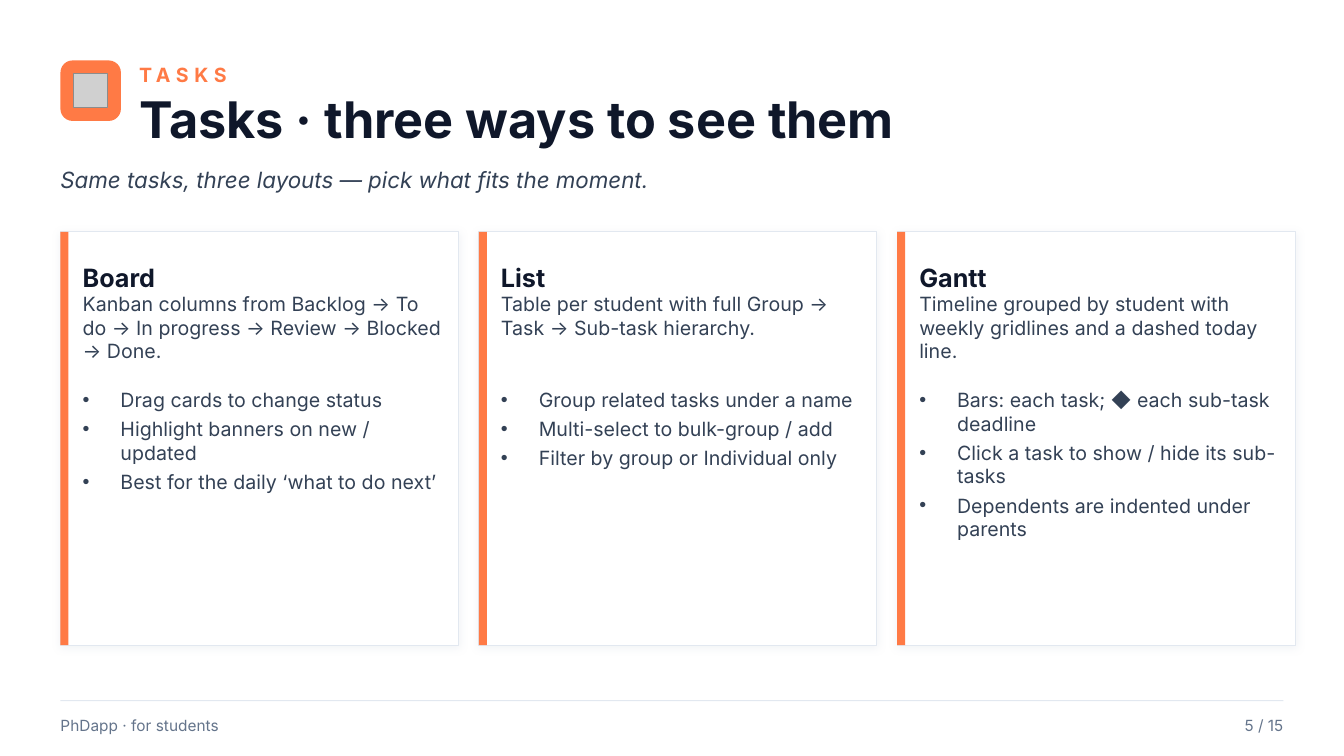
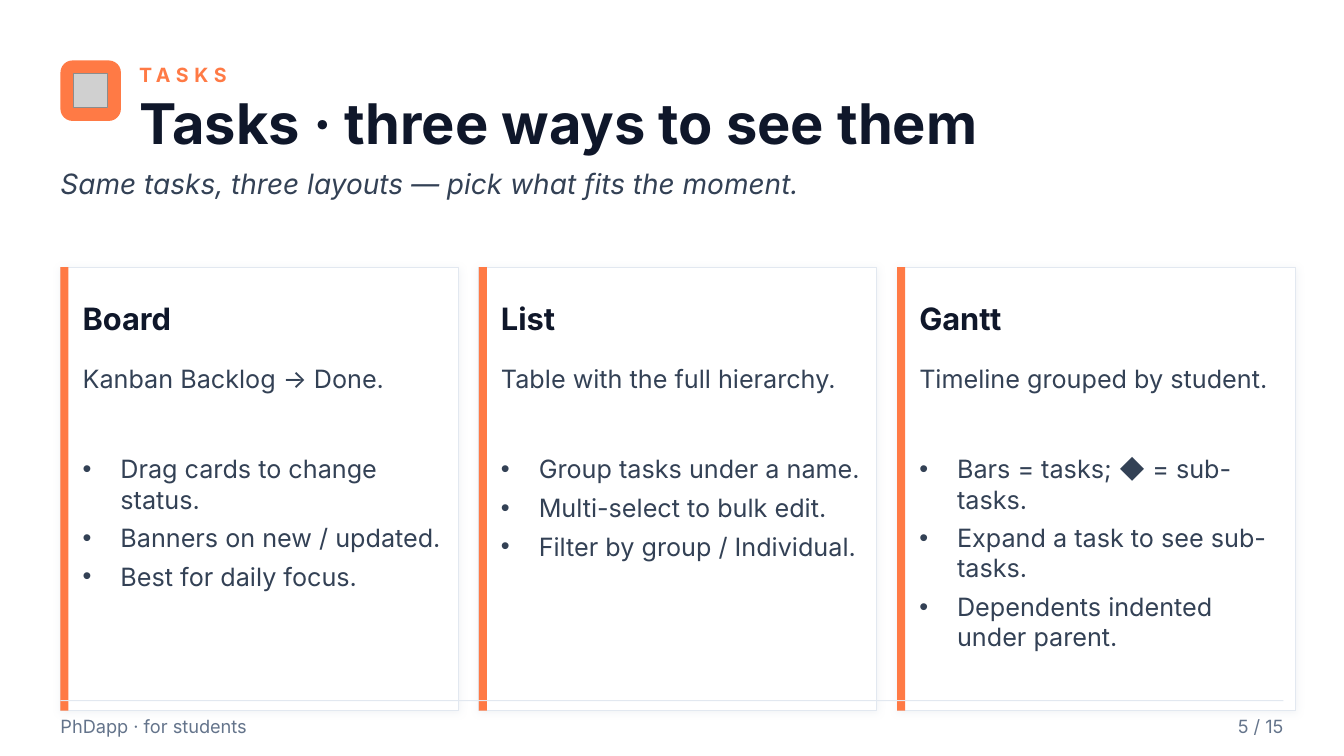
Before and after one commit to rafacastrocsic/phdapp, a slide deck: slide 5 of docs/PhDapp_Student_Overview.pptx. Drawn at 1344x756 pixels with LibreOffice and Linux fonts; fonts in the diff are those of the drawing; grey boxes stand for pictures. Boxes give left, top, right and bottom in pixels: in the first picture for what was removed or moved away, otherwise in the second. Text is boxed around its words. In the diff, an @@ line names an element or a change of style, - is before the commit and + after.

```diff
--- a/docs/PhDapp_Student_Overview.pptx
+++ b/docs/PhDapp_Student_Overview.pptx
@@ text "Tasks · three ways to ..." at box(139, 103, 978, 156): size 36 to 40 pt @@
@@ text "Same tasks, three layouts — ..." at box(60, 172, 799, 200): size 16 to 20 pt @@
@@ rectangle: place and size @@
-rectangle at box(60, 232, 459, 645)
+rectangle at box(60, 267, 459, 711)
@@ rectangle: place and size @@
-rectangle at box(60, 232, 69, 645)
+rectangle at box(60, 267, 69, 711)
@@ rectangle: place and size @@
-rectangle at box(479, 232, 877, 645)
+rectangle at box(479, 267, 877, 711)
@@ rectangle: place and size @@
-rectangle at box(479, 232, 487, 645)
+rectangle at box(479, 267, 487, 711)
@@ rectangle: place and size @@
-rectangle at box(897, 232, 1296, 645)
+rectangle at box(897, 267, 1296, 711)
@@ rectangle: place and size @@
-rectangle at box(897, 232, 905, 645)
+rectangle at box(897, 267, 905, 711)
@@ text "Board": place and size @@
-text "Board" at box(83, 268, 155, 288)
+text "Board" at box(83, 307, 171, 331)
@@ text "List": place and size @@
-text "List" at box(501, 267, 545, 288)
+text "List" at box(501, 306, 555, 331)
@@ size 18 to 22 pt in 3 elements at box(83, 307, 171, 331), box(501, 306, 555, 331), box(919, 307, 1001, 331) @@
@@ text "Gantt": place and size @@
-text "Gantt" at box(919, 268, 986, 288)
+text "Gantt" at box(919, 307, 1001, 331)
@@ text at box(83, 369, 384, 393): text changed; size 14 to 18 pt @@
-Kanban columns from Backlog → To do → In progress → Review → Blocked → Done.
+Kanban Backlog → Done.
@@ text at box(501, 369, 836, 393): text changed; size 14 to 18 pt @@
-Table per student with full Group → Task → Sub-task hierarchy.
+Table with the full hierarchy.
@@ text at box(919, 369, 1267, 393): text changed; size 14 to 18 pt @@
-Timeline grouped by student with weekly gridlines and a dashed today line.
+Timeline grouped by student.
@@ text at box(120, 459, 440, 591): text changed; size 14 to 18 pt @@
-• Drag cards to change status
-• Highlight banners on new / updated
-• Best for the daily ‘what to do next’
+• Drag cards to change status.
+• Banners on new / updated.
+• Best for daily focus.
@@ text at box(539, 459, 860, 561): text changed; size 14 to 18 pt @@
-• Group related tasks under a name
-• Multi-select to bulk-group / add
-• Filter by group or Individual only
+• Group tasks under a name.
+• Multi-select to bulk edit.
+• Filter by group / Individual.
@@ text at box(957, 459, 1266, 651): text changed; size 14 to 18 pt @@
-• Bars: each task; ◆ each sub-task deadline
-• Click a task to show / hide its sub-tasks
-• Dependents are indented under parents
+• Bars = tasks; ◆ = sub-tasks.
+• Expand a task to see sub-tasks.
+• Dependents indented under parent.
@@ text "PhDapp · for students" at box(60, 719, 247, 737): size 11 to 13 pt @@
@@ text "5 / 15" at box(1238, 720, 1283, 733): size 11 to 13 pt @@
```
Also in this commit, not shown: 14 other slides changed, 3 other files.
